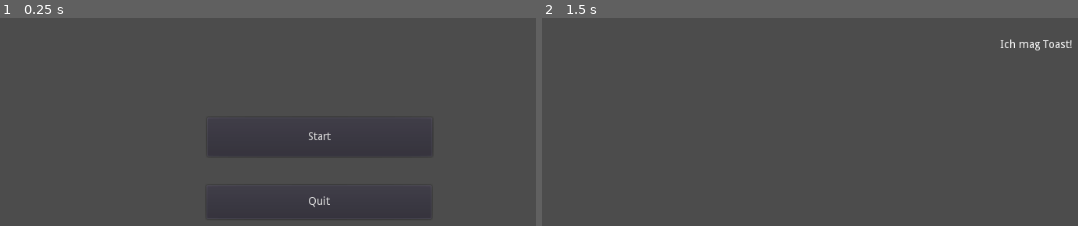
Above: before the commit, frames 1-2 (left to right).
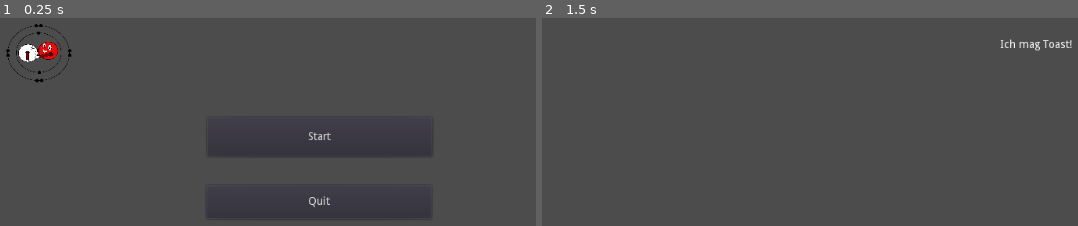
Above: after the commit, the same moments.

Repository: ziegelstein/quantum_leap
Game: Godot game, scene res://startmenu/Startmenu.tscn
The game is run twice, just before and just after one commit, with the same random seed, the same clock (stepped at 60 frames per second) and the same inputs.
Inputs:
- Up to frame 1 (0.25 s): no input
- Up to frame 2 (1.5 s): click "Start" at 0.5 s; tap Enter at 1.25 s

The runs differ from the first frame. In frame 1, 0.7% of the frame differs, in the area x 1-14%, y 2-32%; in frame 2, nothing differs.
Error after the commit: Parse Error: Variable "i" already defined in the scope (at line 32). (res://startmenu/Atom.gd:33)

Commit message:
add Atom Skeleton

Diff:
--- /dev/null
+++ b/game/Atom/Electron.tscn
@@ -0,0 +1,10 @@
+[gd_scene load_steps=2 format=2]
+
+[sub_resource type="CircleShape2D" id=3]
+
+[node name="Electron" type="KinematicBody2D"]
+
+[node name="Sprite" type="Sprite" parent="."]
+
+[node name="CollisionShape2D" type="CollisionShape2D" parent="."]
+shape = SubResource( 3 )
--- /dev/null
+++ b/game/startmenu/Atom.gd
@@ -0,0 +1,63 @@
+extends Area2D
+
+# TODO Move global
+
+var atomtypes = {
+	"hydrogen" : { "numOfProtons" : 1, "numOfNeutrons": 1, "numOfElectrons": 1}
+	}
+
+var numOfProtons
+var numOfNeutrons
+var numOfElectrons
+var atomType
+
+var collisionPlayer = PhysicsBody2D.new()
+
+func _ready():
+	createAtom("hydrogen")
+	pass # Replace with function body.
+
+func createAtom(atomType):
+	self.atomType = atomType
+	self.numOfProtons = atomtypes.get(atomType).get("numOfProtons")
+	self.numOfNeutrons = atomtypes.get(atomType).get("numOfNeutrons")
+	self.numOfElectrons = atomtypes.get(atomType).get("numOfElectrons")
+	self.gravity = numOfNeutrons * 8 + numOfProtons * 5
+	self.gravity_distance_scale = numOfElectrons * 8
+	createElectrons(numOfElectrons)
+
+func createElectrons(numOfElectrons):
+	var electronsOnShell = 2
+	var distanceToCore = 5
+	for i in range(numOfElectrons):
+		for i in range(electronsOnShell):
+			var elec = $Graviation/Electron.instance()
+			add_child(elec)
+			# TODO Think about a nice algorithm to place the electron
+			elec.set_position(Vector2(distanceToCore, distanceToCore))
+			electronsOnShell = 8
+		distanceToCore += 5
+	pass
+
+func createProtons(numOfProtons):
+	for i in range(numOfProtons):
+		pass
+
+func createNeutrons(numOfNeutrons):
+	for i in range(numOfNeutrons):
+		pass
+func _on_Atom_body_shape_entered(body_id, body, body_shape, area_shape):
+	if (body.name == "Player"):
+		$CollisionTimer.time_left = 500
+		$CollisionTimer.one_shot = true
+		$CollisionTimer.start()
+		body.PAUSE_MODE_STOP
+		# TODO play sound
+		collisionPlayer = body
+	pass
+
+
+func _on_CollisionTimer_timeout():
+	collisionPlayer.PAUSE_MODE_PROCESS
+	collisionPlayer # TODO Bounce Back
+	collisionPlayer = null
--- a/game/startmenu/Startmenu.tscn
+++ b/game/startmenu/Startmenu.tscn
@@ -1,9 +1,15 @@
-[gd_scene load_steps=4 format=2]
+[gd_scene load_steps=8 format=2]
 
 [ext_resource path="res://startmenu/Exit.gd" type="Script" id=1]
 [ext_resource path="res://startmenu/Start.gd" type="Script" id=2]
+[ext_resource path="res://startmenu/Atom.gd" type="Script" id=3]
+[ext_resource path="res://proton2.png" type="Texture" id=4]
+[ext_resource path="res://Atom/Electron.tscn" type="PackedScene" id=5]
 
 [sub_resource type="ButtonGroup" id=1]
+
+[sub_resource type="CircleShape2D" id=2]
+radius = 365.06
 
 [node name="Startmenu" type="Control"]
 
@@ -23,3 +29,27 @@
 margin_bottom = 384.0
 text = "Start"
 script = ExtResource( 2 )
+
+[node name="Atom" type="Area2D" parent="."]
+position = Vector2( 130, 250 )
+rotation = -18.8496
+scale = Vector2( 0.138168, 0.13382 )
+space_override = 1
+gravity_point = true
+gravity_distance_scale = 20.0
+linear_damp = 1.07
+angular_damp = 0.0
+script = ExtResource( 3 )
+
+[node name="Graviation" type="CollisionShape2D" parent="Atom"]
+shape = SubResource( 2 )
+
+[node name="AtomSprite" type="Sprite" parent="Atom/Graviation"]
+position = Vector2( -0.00329399, 74.7272 )
+texture = ExtResource( 4 )
+
+[node name="CollisionTimer" type="Timer" parent="Atom"]
+
+[node name="Electron" parent="." instance=ExtResource( 5 )]
+[connection signal="body_shape_entered" from="Atom" to="Atom" method="_on_Atom_body_shape_entered"]
+[connection signal="timeout" from="Atom/CollisionTimer" to="Atom" method="_on_CollisionTimer_timeout"]
